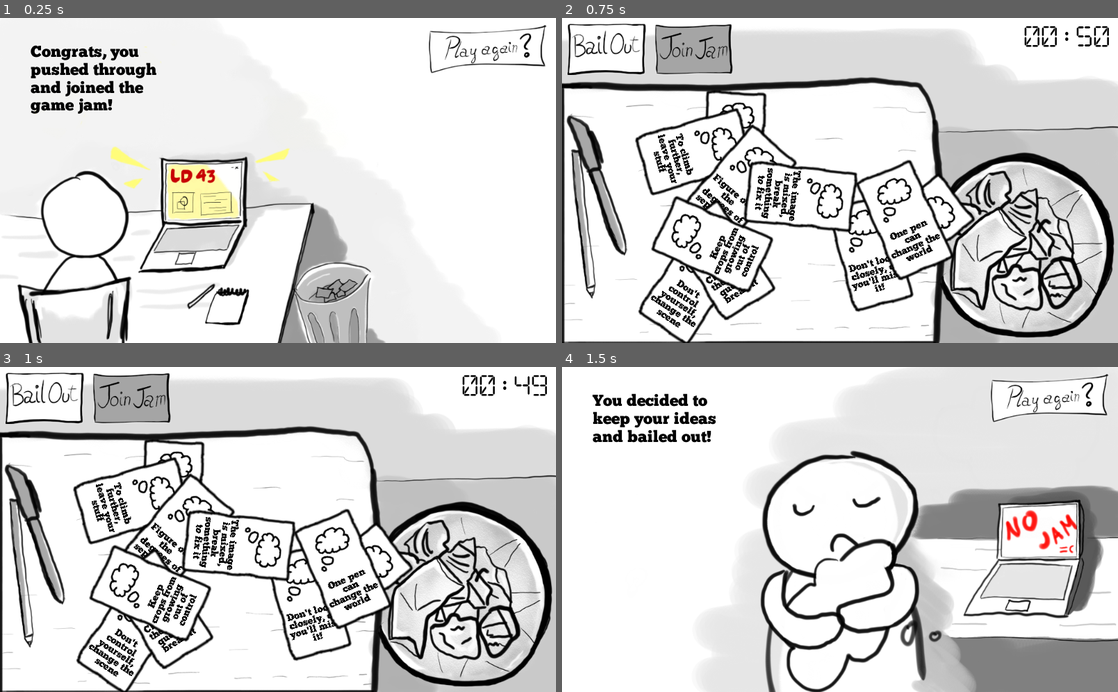
Above: before the commit, frames 1-4 (two rows, left to right).
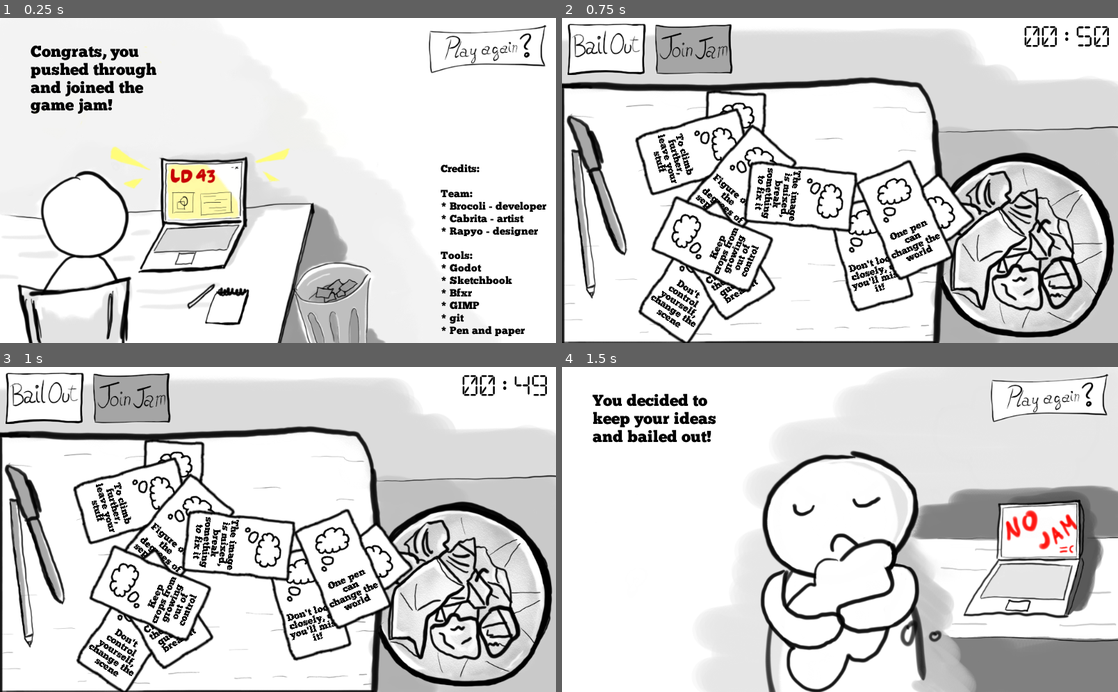
Above: after the commit, the same moments.

Repository: brocoli/ld43
Game: Godot game, scene res://scene/Endgame/JoinJam.tscn
Two runs of this game, one before a commit and one after it. Both use one fixed random seed, a clock stepped at 60 frames per second and the inputs below. This scene is started directly instead of the project's main scene.
Inputs (mouse positions are in pixels of both pictures, inside the frame that each line leads up to):
- Up to frame 1 (0.25 s): no input
- Up to frame 2 (0.75 s): click (1051, 50) at 0.5 s
- Up to frame 3 (1 s): no input
- Up to frame 4 (1.5 s): click (606, 399) at 1.25 s

The runs differ from the first frame. In frame 1, 1.7% of the frame differs, in the area x 79-99%, y 44-98%; in frame 2, nothing differs; in frame 3, nothing differs; in frame 4, nothing differs.

Commit message:
Add credits to join jam scene

Diff:
--- a/scene/Endgame/JoinJam.tscn
+++ b/scene/Endgame/JoinJam.tscn
@@ -12,7 +12,15 @@
 font_data = ExtResource( 3 )
 _sections_unfolded = [ "Font", "Settings" ]
 
-[node name="JoinJam" type="Node"]
+[sub_resource type="DynamicFont" id=2]
+
+size = 20
+use_mipmaps = false
+use_filter = false
+font_data = ExtResource( 3 )
+_sections_unfolded = [ "Font", "Settings" ]
+
+[node name="JoinJam" type="Node" index="0"]
 
 [node name="Sprite" type="Sprite" parent="." index="0"]
 
@@ -47,3 +55,40 @@
 lines_skipped = 0
 max_lines_visible = -1
 _sections_unfolded = [ "Rect", "custom_colors", "custom_fonts" ]
+
+[node name="Label2" type="Label" parent="." index="3"]
+
+anchor_left = 0.0
+anchor_top = 0.0
+anchor_right = 0.0
+anchor_bottom = 0.0
+margin_left = 812.0
+margin_top = 269.0
+margin_right = 1013.0
+margin_bottom = 588.0
+rect_pivot_offset = Vector2( 0, 0 )
+rect_clip_content = false
+mouse_filter = 2
+mouse_default_cursor_shape = 0
+size_flags_horizontal = 1
+size_flags_vertical = 4
+custom_fonts/font = SubResource( 2 )
+custom_colors/font_color = Color( 0, 0, 0, 1 )
+text = "Credits:
+
+Team:
+* Brocoli - developer
+* Cabrita - artist
+* Rapyo - designer
+
+Tools:
+* Godot
+* Sketchbook
+* Bfxr
+* GIMP
+* git
+* Pen and paper"
+percent_visible = 1.0
+lines_skipped = 0
+max_lines_visible = -1
+_sections_unfolded = [ "Rect", "custom_colors", "custom_fonts" ]
Not shown: 1 places in scene/Endgame/JoinJam.tscn that only renumber resources
